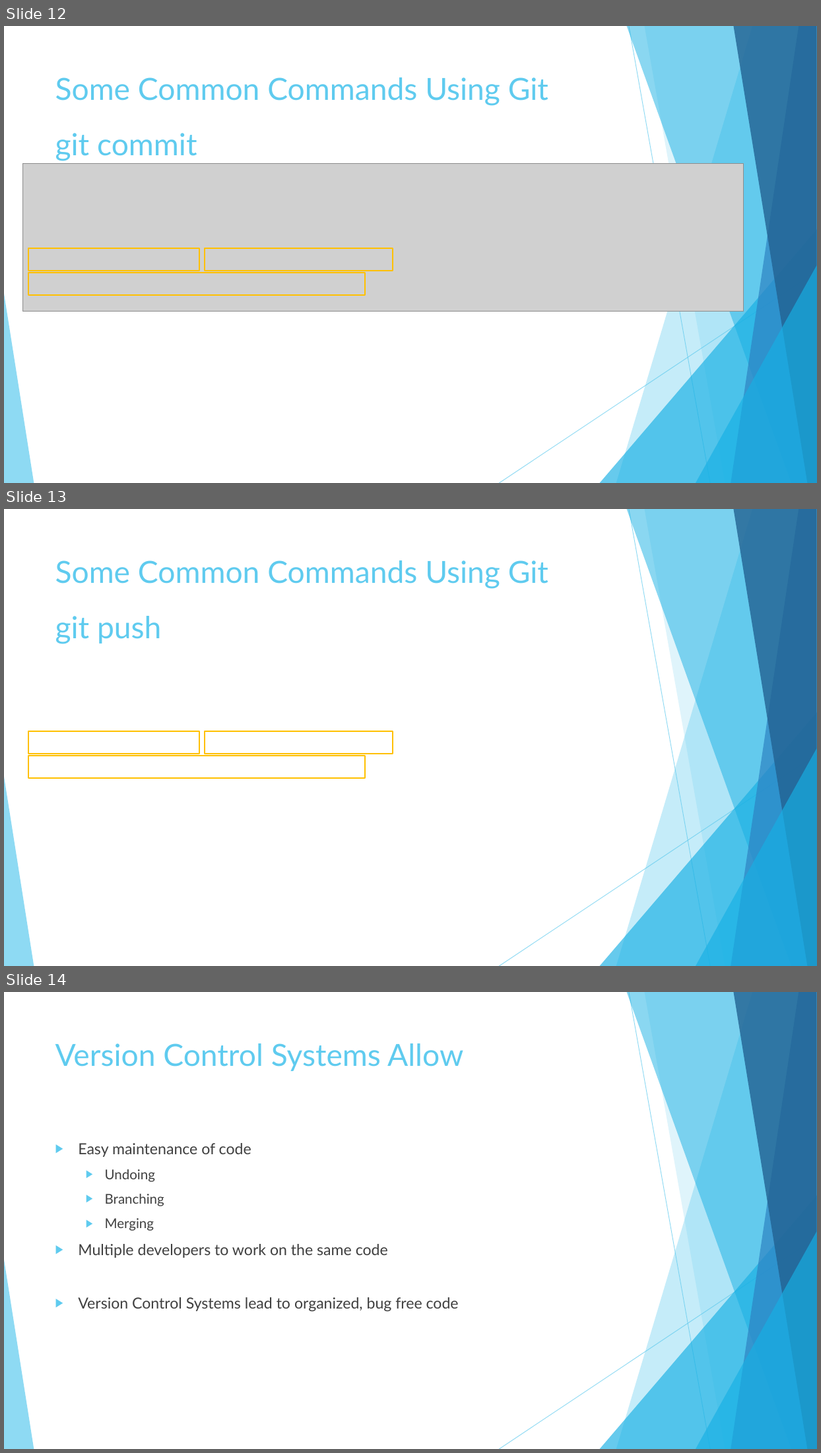
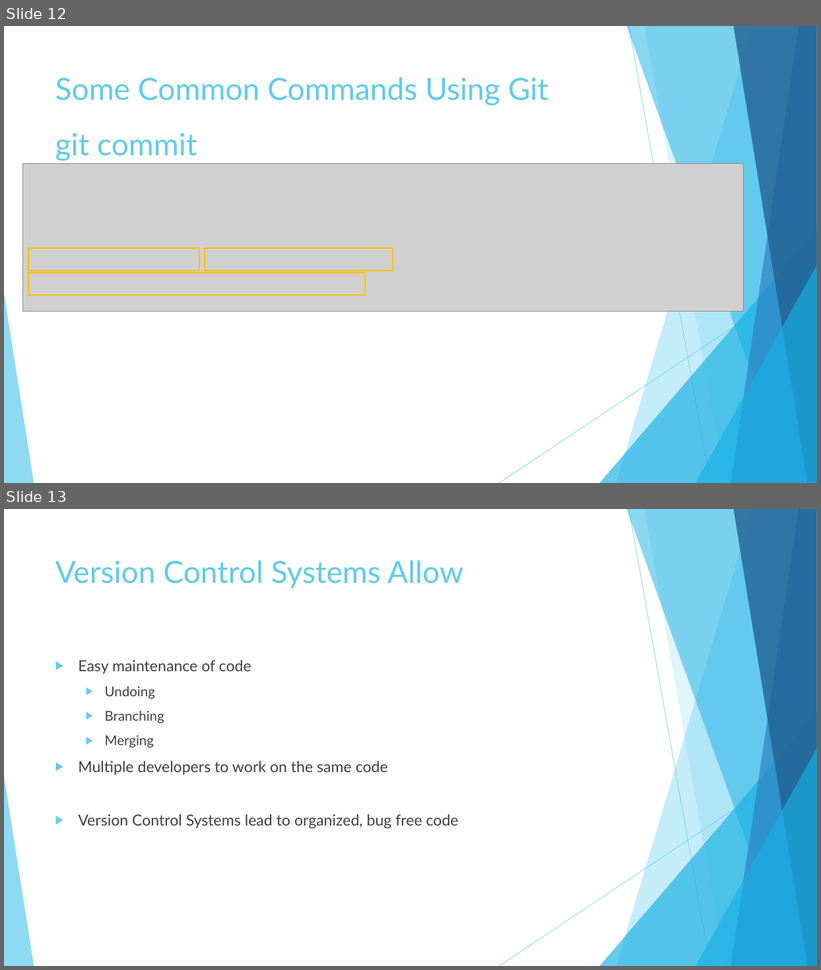
Before and after one commit to elishevastrauss1/VersionControl, a slide deck: Version Control Presentation.pptx. Shown one above the other, each under a label of ours: slides 12, 13 and 14 before the commit, slides 12 and 13 after it. The pictures are 821x1453 and 821x970 pixels, drawn with LibreOffice and Linux fonts; fonts in the diff are those of the drawing; grey boxes stand for pictures. Boxes give left, top, right and bottom in pixels: in the first picture for what was removed or moved away, otherwise in the second. Text is boxed around its words. In the diff, an @@ line names an element or a change of style, - is before the commit and + after.

```diff
--- a/Version Control Presentation.pptx
+++ b/Version Control Presentation.pptx
@@ slide 13 removed at (4, 509, 817, 966), background #FFFFFF; not listed: 10 template elements that a slide beside it also shows @@
@@ title removed at (55, 560, 548, 589) @@
-Some Common Commands Using Git
@@ text removed at (55, 616, 161, 644) @@
-git push
@@ rectangle removed at (28, 731, 200, 755) @@
@@ rectangle removed at (205, 731, 393, 755) @@
@@ rectangle removed at (28, 756, 365, 779) @@
@@ what was slide 14 is now slide 13 @@
```
Also in this commit, not shown: 1 slide changed, 1 slide added.
